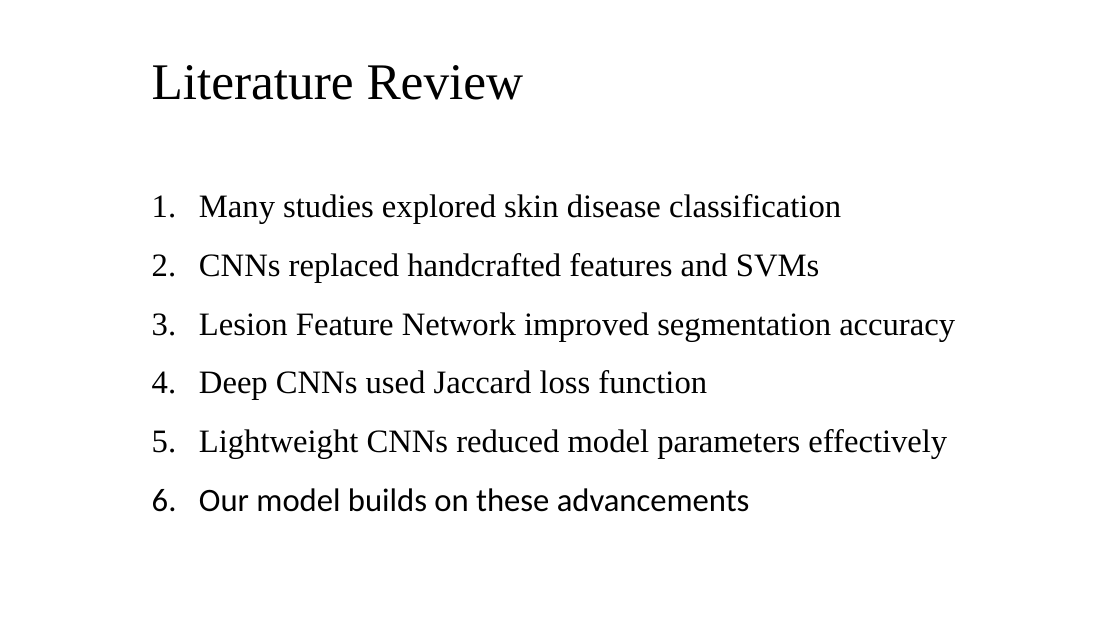
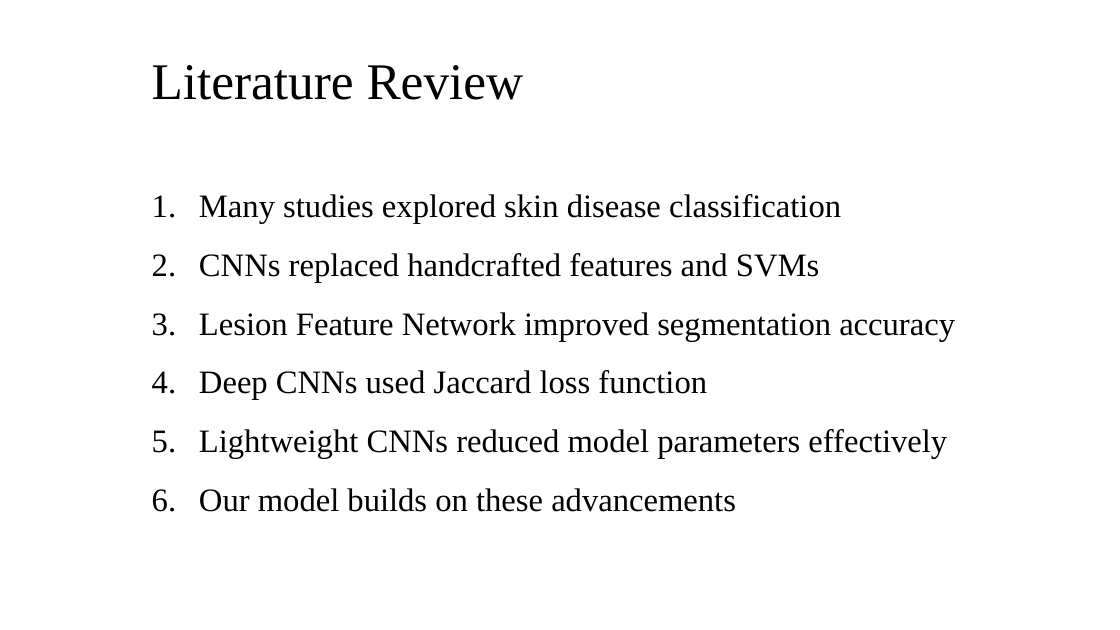
Before and after one commit to SandeshKhatiwada05/Skin-Disease-Detection-CNN--MobileNet-and-DenseNet, a slide deck: slide 13 of Diagrams and Reports/Reports/Mid Defense/Mid Defense Presentation.pptx. Drawn at 1120x630 pixels with LibreOffice and Linux fonts; fonts in the diff are those of the drawing. Boxes give left, top, right and bottom in pixels: in the first picture for what was removed or moved away, otherwise in the second. Text is boxed around its words. In the diff, an @@ line names an element or a change of style, - is before the commit and + after.

```diff
--- a/Diagrams and Reports/Reports/Mid Defense/Mid Defense Presentation.pptx
+++ b/Diagrams and Reports/Reports/Mid Defense/Mid Defense Presentation.pptx
@@ text at (199, 488, 736, 512): font Calibri to Times New Roman in "Our model builds on these advancements" @@
```
Also in this commit, not shown: 44 other files.
